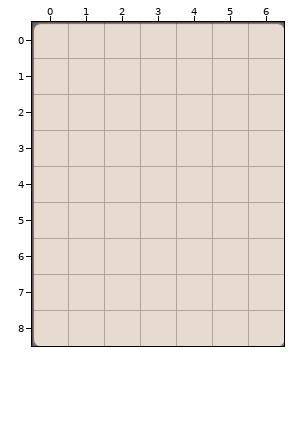
Tiled map, stored at HungryGame/proj.win32/map/42.tmx. Above, as it was before the edit.
Cells are 60x60 px. Shown: x 0..6, y 0..8.
After:
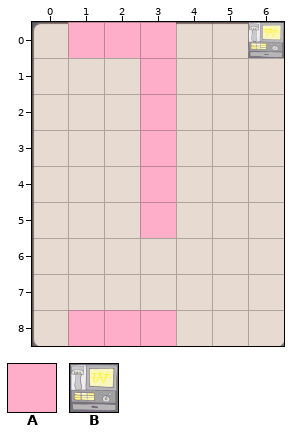
Key: from "metaset1": A 0; from "wall": B 0.
_ is an empty cell, . an unchanged one.
Changes in this commit:
--- layer "wall"
@@ x 6..6 @@
-0 _
+0 B
--- layer "Items"
@@ x 1..3 @@
-0 ___
-1 .._
-2 .._
-3 .._
-4 .._
-5 .._
+0 AAA
+1 ..A
+2 ..A
+3 ..A
+4 ..A
+5 ..A
@@ x 1..3 @@
-8 ___
+8 AAA
Where, in picture pixels (left, top, right, bottom), the same in both pictures:
added: (68, 22, 176, 238)
added: (248, 22, 284, 58)
added: (68, 310, 176, 346)
